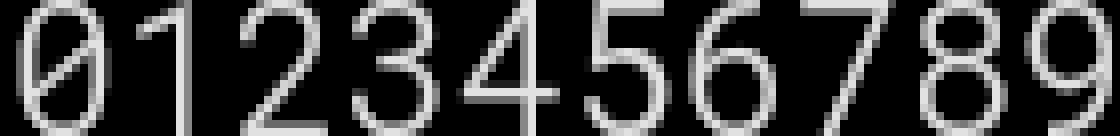
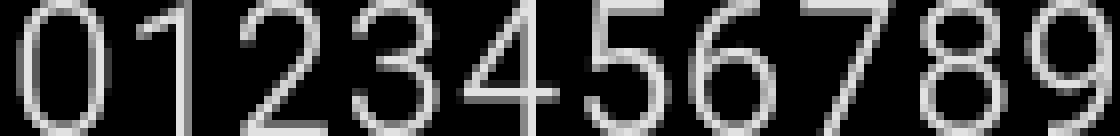
Two versions of the same layered image (1120×136). Layer-by-layer changes:
painted on "Фон" over left=16, top=32, right=96, bottom=104
